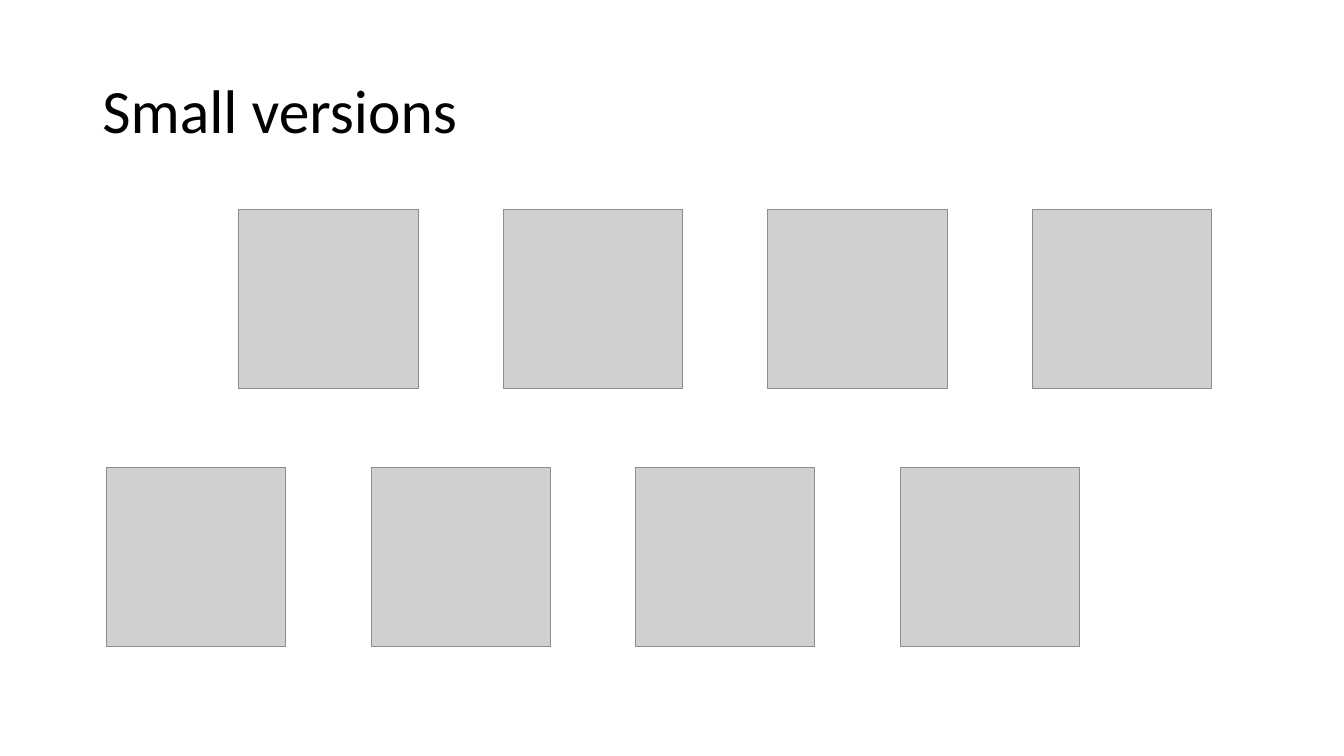
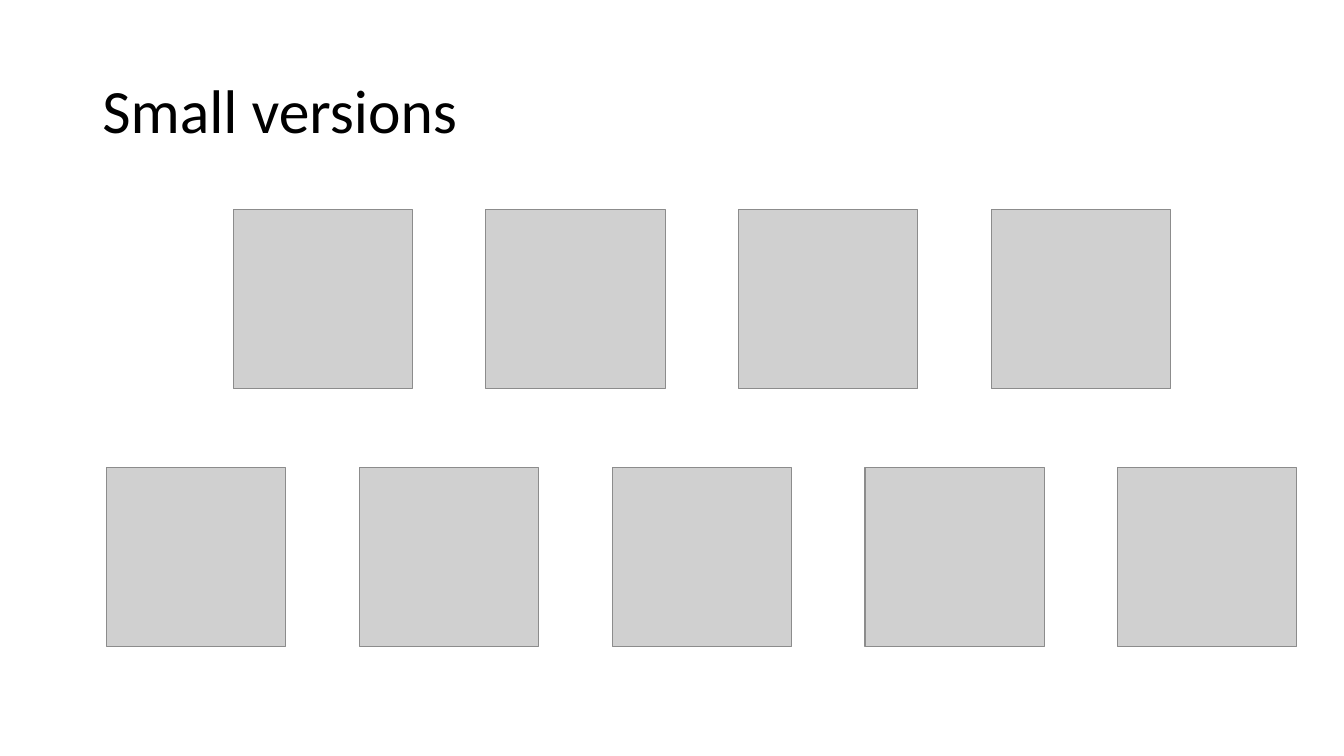
Before and after one commit to NHERI-SimCenter/SimCenterCommon, a slide deck: slide 13 of icons/NHERI Application Icons.pptx (slide 12 before the commit). Drawn at 1344x756 pixels with LibreOffice and Linux fonts; fonts in the diff are those of the drawing; grey boxes stand for pictures. Boxes give left, top, right and bottom in pixels: in the first picture for what was removed or moved away, otherwise in the second. Text is boxed around its words. In the diff, an @@ line names an element or a change of style, - is before the commit and + after.

```diff
--- a/icons/NHERI Application Icons.pptx
+++ b/icons/NHERI Application Icons.pptx
@@ picture: place and size @@
-picture at bbox=[239, 210, 418, 389]
+picture at bbox=[233, 210, 412, 389]
@@ picture: place and size @@
-picture at bbox=[503, 210, 683, 389]
+picture at bbox=[486, 210, 665, 389]
@@ picture: place and size @@
-picture at bbox=[768, 210, 948, 389]
+picture at bbox=[739, 210, 919, 389]
@@ picture: place and size @@
-picture at bbox=[1032, 210, 1212, 389]
+picture at bbox=[992, 210, 1172, 389]
@@ picture: place and size @@
-picture at bbox=[371, 468, 551, 647]
+picture at bbox=[360, 468, 539, 647]
@@ picture: place and size @@
-picture at bbox=[636, 468, 816, 647]
+picture at bbox=[612, 468, 791, 647]
@@ picture: place and size @@
-picture at bbox=[900, 468, 1080, 647]
+picture at bbox=[865, 468, 1045, 647]
@@ picture added at bbox=[1118, 468, 1298, 647] @@
```
Also in this commit, not shown: 1 slide added, 15 other files.
